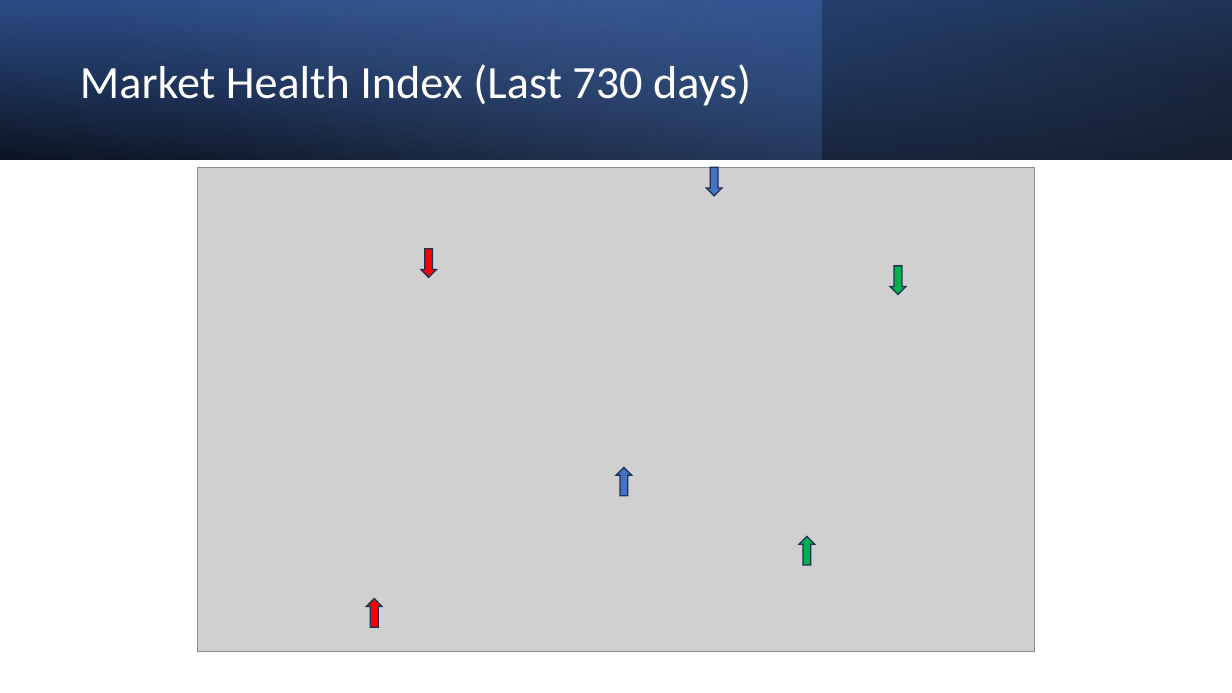
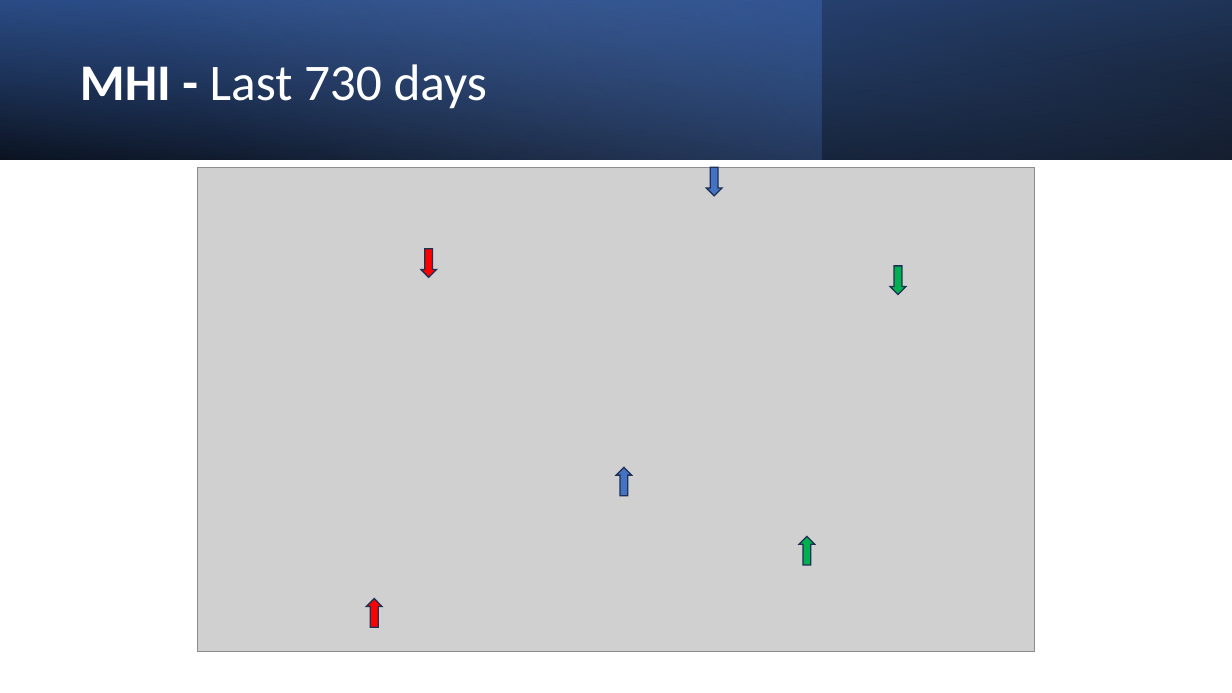
Before and after one commit to MarkovMarkowitz/MarkovMarkowitz, a slide deck: slide 3 of INVESTOR PRESENTATIONS/Investor Presentation v1.pptx (slide 4 before the commit). Drawn at 1232x693 pixels with LibreOffice and Linux fonts; fonts in the diff are those of the drawing; grey boxes stand for pictures. Boxes give left, top, right and bottom in pixels: in the first picture for what was removed or moved away, otherwise in the second. Text is boxed around its words. In the diff, an @@ line names an element or a change of style, - is before the commit and + after.

```diff
--- a/INVESTOR PRESENTATIONS/Investor Presentation v1.pptx
+++ b/INVESTOR PRESENTATIONS/Investor Presentation v1.pptx
@@ title at [80, 64, 487, 109]: text changed; size 36 to 40 pt @@
-Market Health Index (Last 730 days)
+MHI - Last 730 days
```
Also in this commit, not shown: 2 other slides changed, 1 slide removed, 3 other files.
